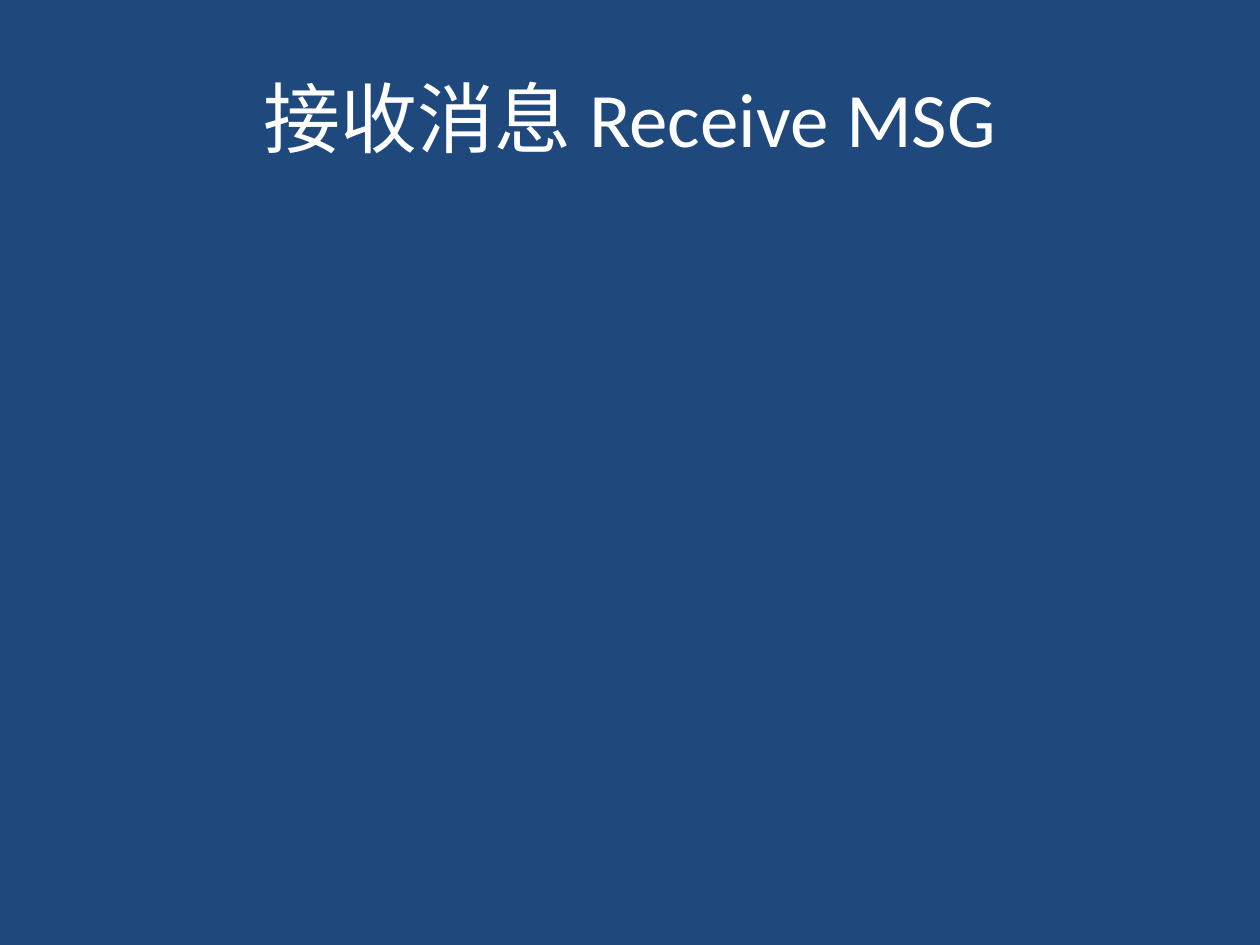
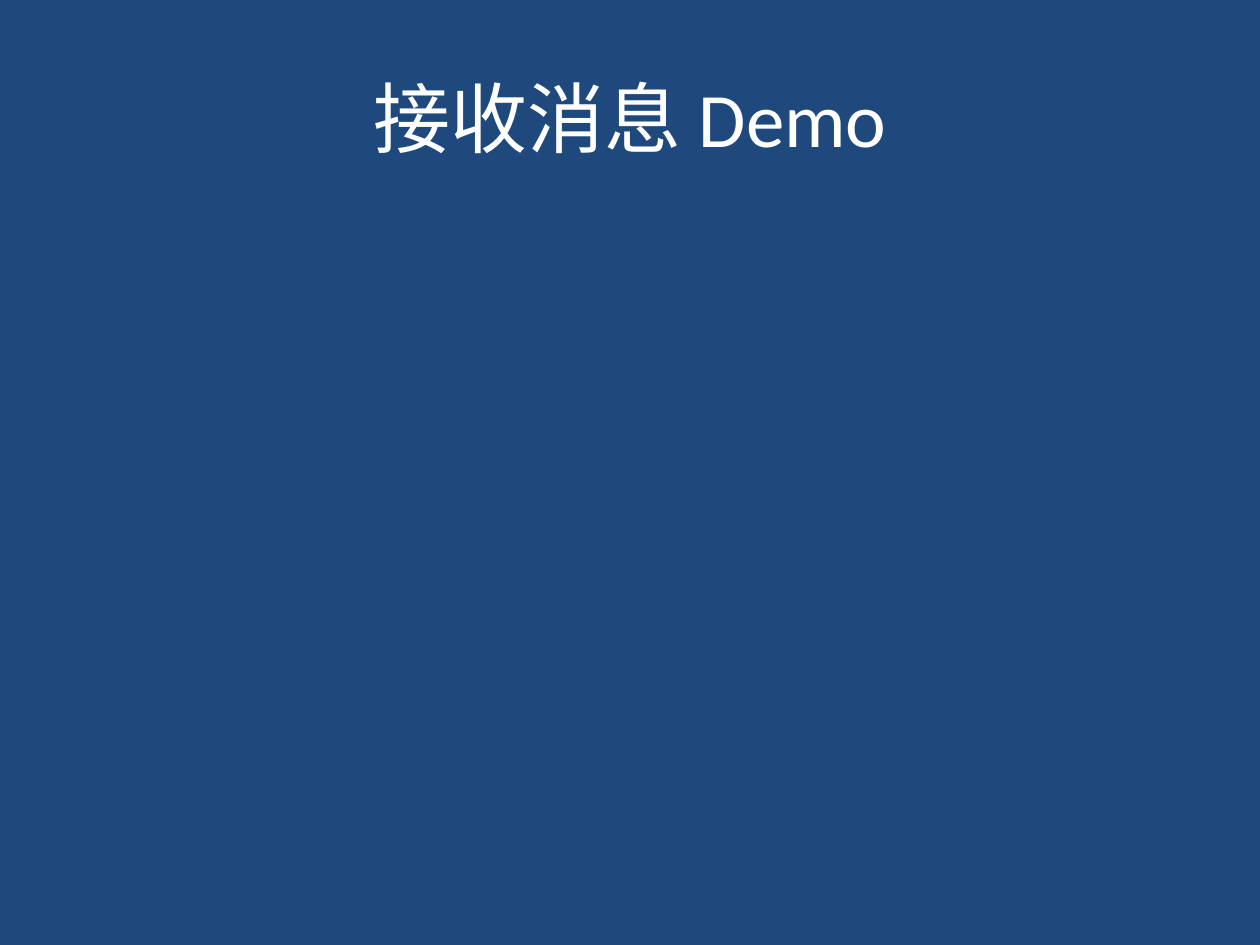
Before and after one commit to youniworld/easemobintegration, a slide deck: slide 31 of easemob_sdk_integration.pptx (slide 13 before the commit). Drawn at 1260x945 pixels with LibreOffice and Linux fonts; fonts in the diff are those of the drawing. Boxes give left, top, right and bottom in pixels: in the first picture for what was removed or moved away, otherwise in the second. Text is boxed around its words. In the diff, an @@ line names an element or a change of style, - is before the commit and + after.

```diff
--- a/easemob_sdk_integration.pptx
+++ b/easemob_sdk_integration.pptx
@@ title at [373,81,887,154]: text changed @@
-接收消息 Receive MSG
+接收消息 Demo
```
Also in this commit, not shown: 7 other slides changed, 26 slides added, 2 slides removed.
